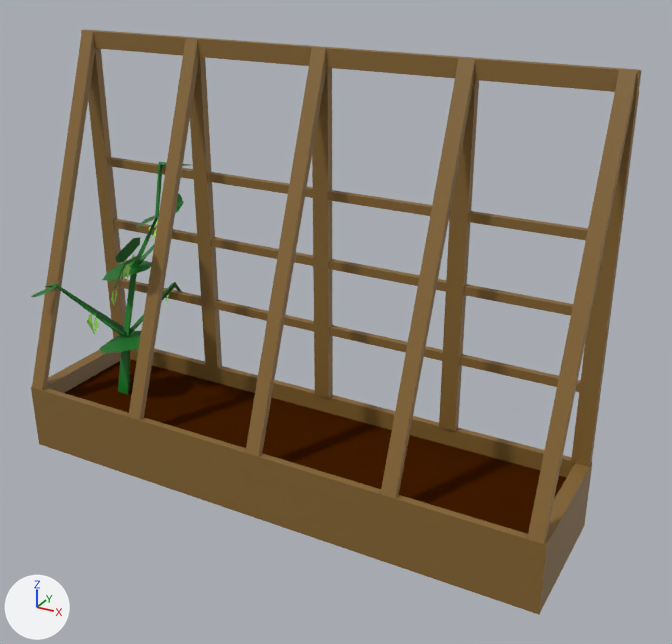
The Blender file stuff/Plants/Herbs/Peas/Model/Peas.blend: old version first, new version second.
Before and after are seen from a camera (50 mm lens) standing at (10.09, -10.74, 7.57) and looking at (4.14, 0.07, 2.16). The lights are fixed; the arrows at lower left show +X, +Y and +Z.

Names of what the first picture shows: 'Bed with Garter.003', 'Peas Big'.
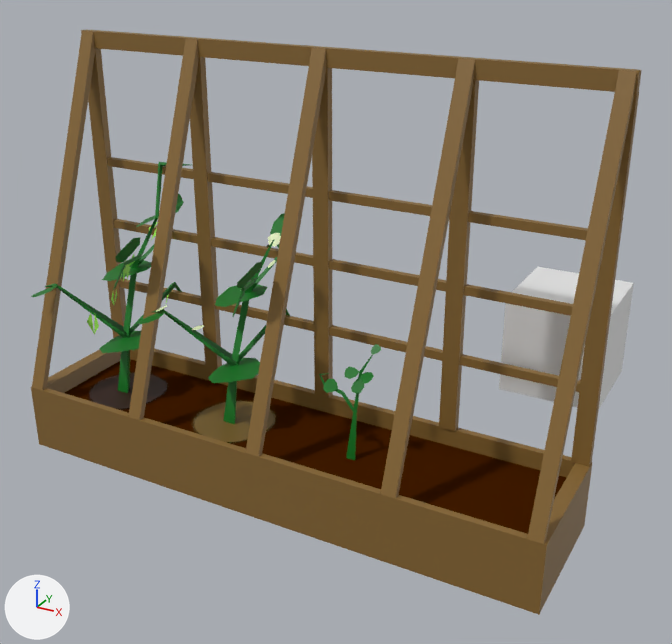
Edits to the scene script, one JSON object a line:
```json
{"op": "add", "block": "img_wet_ground_003", "code": ["img_wet_ground_003 = load_image('Wet Ground.003', '../../../../Buildings/Growing/Beds/Model/Wet Ground.png', 64, 64, 'sRGB')"]}
{"op": "add", "block": "img_dry_ground_001", "code": ["img_dry_ground_001 = load_image('Dry Ground.001', '../../../../Buildings/Growing/Beds/Model/Dry Ground.png', 64, 64, 'sRGB')"]}
{"op": "add", "block": "mat_peas_flower", "code": ["mat_peas_flower = principled_material('Peas flower')", "mat_peas_flower.base_color = (0.808, 0.919, 0.567)  # green #e8f6c6"]}
{"op": "add", "block": "mat_wet_ground_001", "code": ["mat_wet_ground_001 = principled_material('Wet Ground.001')", "mat_wet_ground_001.texture = img_wet_ground_003  # with its transparency"]}
{"op": "add", "block": "mat_dry_ground_001", "code": ["mat_dry_ground_001 = principled_material('Dry Ground.001')", "mat_dry_ground_001.texture = img_dry_ground_001  # with its transparency"]}
{"op": "add", "block": "me_cylinder_008", "code": ["me_cylinder_008 = bpy.data.meshes.new('Cylinder.008')", "me_cylinder_008.from_pydata(...)  # 138 vertices, 51 faces; spans x -0.67..0.62, y -0.61..0.83, z 0.0..2.07", "me_cylinder_008.polygons.foreach_set('use_smooth', [True] * 51)", "# faces by material slot: [44, 7]", "me_cylinder_008.materials.append(mat_grass_green)  # dark green #09741f", "me_cylinder_008.materials.append(mat_peas_flower)  # green #e8f6c6"]}
{"op": "add", "block": "me_cylinder_007", "code": ["me_cylinder_007 = bpy.data.meshes.new('Cylinder.007')", "me_cylinder_007.from_pydata(...)  # 64 vertices, 27 faces; spans x -0.419..0.217, y -0.053..0.146, z 0.002..1.182", "me_cylinder_007.materials.append(mat_grass_green)  # dark green #09741f"]}
{"op": "add", "block": "me_plane_002", "code": ["me_plane_002 = bpy.data.meshes.new('Plane.002')", "me_plane_002.from_pydata(...)  # 8 vertices, 1 face; spans x -0.97..0.97, y -0.98..0.98, z -0.01..0.0", "me_plane_002.materials.append(mat_wet_ground_001)  # picture img_wet_ground_003"]}
{"op": "add", "block": "me_plane_003", "code": ["me_plane_003 = bpy.data.meshes.new('Plane.003')", "me_plane_003.from_pydata(...)  # 8 vertices, 1 face; spans x -0.97..0.97, y -0.98..0.98, z -0.01..0.0", "me_plane_003.materials.append(mat_dry_ground_001)  # picture img_dry_ground_001"]}
{"op": "add", "block": "me_cube_003", "code": ["me_cube_003 = bpy.data.meshes.new('Cube.003')", "me_cube_003.from_pydata(...)  # a box spanning x -1.0..1.0, y -1.0..1.0, z -1.0..1.0"]}
{"op": "add", "block": "ob_peas_average_002", "code": ["ob_peas_average_002 = bpy.data.objects.new('Peas Average.002', me_cylinder_008)", "ob_peas_average_002.location = (3.0, -1.0, 0.73)", "ob_peas_average_002.scale = (1.41, 1.41, 1.41)"]}
{"op": "add", "block": "ob_peas_small_002", "code": ["ob_peas_small_002 = bpy.data.objects.new('Peas Small.002', me_cylinder_007)", "ob_peas_small_002.location = (5.0, -1.0, 0.73)", "ob_peas_small_002.scale = (1.41, 1.41, 1.41)"]}
{"op": "add", "block": "ob_wet_place", "code": ["ob_wet_place = bpy.data.objects.new('Wet Place', me_plane_002)", "ob_wet_place.location = (1.0, -1.0, 0.77)", "ob_wet_place.scale = (0.815, 0.815, 0.815)"]}
{"op": "add", "block": "ob_dry_place", "code": ["ob_dry_place = bpy.data.objects.new('Dry Place', me_plane_003)", "ob_dry_place.location = (3.0, -1.0, 0.77)", "ob_dry_place.scale = (0.815, 0.815, 0.815)"]}
{"op": "add", "block": "ob_placesize", "code": ["ob_placesize = bpy.data.objects.new('PlaceSize', me_cube_003)", "ob_placesize.location = (6.98, 2.08, 1.76)", "ob_placesize.scale = (0.74, 0.74, 0.74)"]}
```

What differs and where, as boxes (x1, y1, x2, y2) in the pictures (672 x 644 px):
```json
{"object": "PlaceSize", "change": "added", "after": [499, 267, 634, 408]}
{"object": "Peas Average.002", "change": "added", "after": [138, 213, 290, 425], "on screen": "green", "faces in mat_grass_green (dark green #09741f)": [138, 213, 290, 425], "faces in mat_peas_flower (green #e8f6c6)": [156, 233, 281, 330]}
{"object": "Dry Place", "change": "added", "after": [194, 401, 276, 443], "on screen": "brown"}
{"object": "Wet Place", "change": "added", "after": [89, 372, 167, 409], "on screen": "brown"}
{"object": "Peas Small.002", "change": "added", "after": [319, 344, 381, 460], "on screen": "green"}
```
